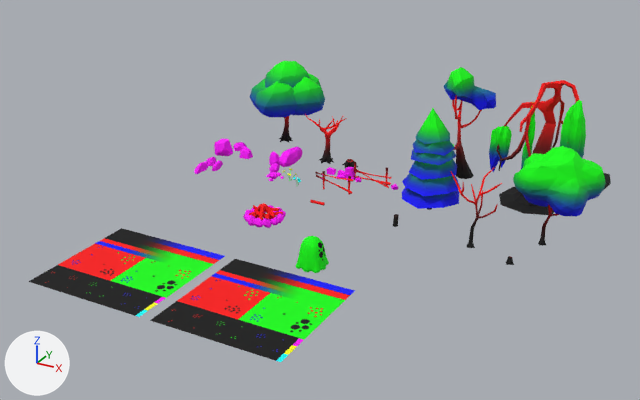
Before and after pictures for a commit that changed the FBX model Ludum_Dare_46/Assets/Arts/3D/Models/Assets_Nature.FBX.
Rendered twice from a 50 mm camera at (39.4, -58.6, 27.5) aimed at (10.0, -5.1, 0.8). Lighting does not change. The marker at lower left points along +X, +Y and +Z. Where no turn or scale is listed for an object, it has been applied to the vertices.

The older version as bpy lines, for what is in view:
```python
me_mesh_001 = bpy.data.meshes.new('Mesh.001')
me_mesh_001.from_pydata(...)  # 1324 vertices, 2640 faces; spans x -2.19..3.44, y -2.2..2.97, z -0.01..7.1
# faces by material slot: [416, 2224]
me_mesh_001.materials.append(mat_feuille_arbre)  # picture img_mask_png
me_mesh_001.materials.append(mat_mask_resources)  # picture img_mask_png
me_mesh_015 = bpy.data.meshes.new('Mesh.015')
me_mesh_015.from_pydata(...)  # 838 vertices, 1039 faces; spans x -1.56..1.57, y -1.53..1.56, z -0.54..0.91
# faces by material slot: [889, 25, 125]
me_mesh_015.materials.append(mat_mask)  # picture img_mask_png
me_mesh_015.materials.append(mat_feuille_arbre)  # picture img_mask_png
me_mesh_015.materials.append(mat_mask_resources)  # picture img_mask_png
me_mesh_021 = bpy.data.meshes.new('Mesh.021')
me_mesh_021.from_pydata(...)  # 361 vertices, 648 faces; spans x -4.5..4.5, y -4.5..4.5, z 0.0
me_mesh_021.materials.append(mat_mask)  # picture img_mask_png
ob_feu_de_camp = bpy.data.objects.new('Feu de camp', me_mesh_015)
ob_feu_de_camp.location = (6.97, -8.14, 0.0)
ob_sol_high = bpy.data.objects.new('Sol_high', me_mesh_021)
ob_sol_high.location = (3.63, -19.41, 0.0)
ob_tree_01 = bpy.data.objects.new('Tree_01', me_mesh_001)
ob_tree_01.location = (26.32, -2.83, 0.0)
# also in view: 'Sol_Low' at (13.4, -19.4, 0.0); 'Tree_05' at (23.0, 5.0, 4.5); 'Tree_04' at (17.1, 5.9, 4.6); 'Tree_02' at (0.0, 7.3, 3.6); 'Tree_03' at (17.2, -1.0, 4.0)
```
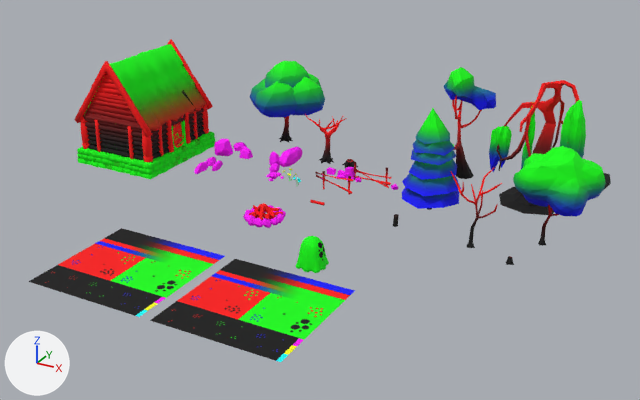
Commit message: ajout maison + hache biome sapin

What the commit changed:
Mesh me_mesh_027 is new.
It has 4783 vertices, 7355 faces and spans x -4.22..4.19, y -4.87..4.86, z -1.24..8.41.
It uses material mat_mask_001 (picture img_mask_png).
Object 'Maison' (ob_maison) is new; it shows me_mesh_027.
Its location is (-10.98, 0.57, 0.0).

Boxes (x1, y1, x2, y2) around the edits, measured in the pictures (640 x 400 px):
'Maison', added
    after: (74, 39, 215, 180)
